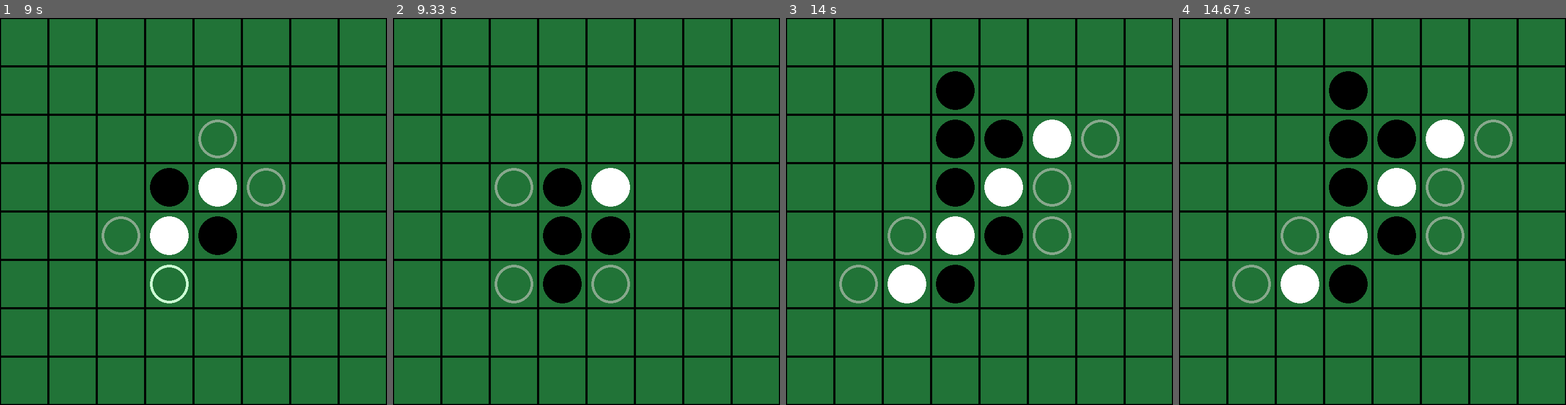
Above: before the commit, frames 1-4 (left to right).
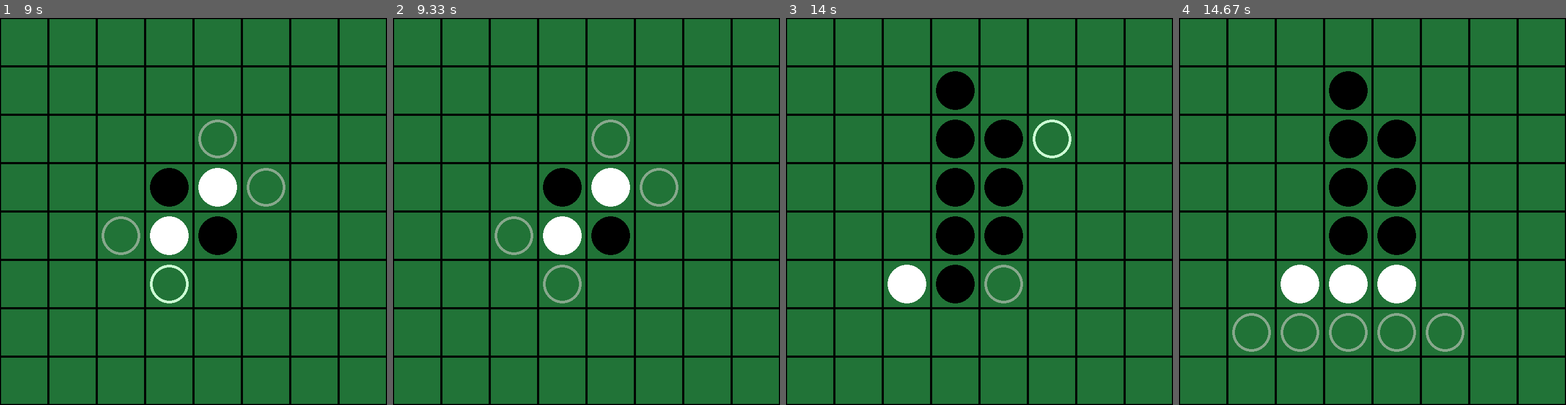
Above: after the commit, the same moments.

Repository: kasys1422/pygame-reversi
Game: pygame game, started from main.py
Two runs of this game, one before a commit and one after it. Both use one fixed random seed, a clock stepped at 60 frames per second and the inputs below.
Inputs (mouse positions are in pixels of both pictures, inside the frame that each line leads up to):
- Up to frame 1 (9 s): click (193, 211) at 0.38 s; click (232, 296) at 0.72 s; move the mouse to (220, 149) at 7.77 s; move the mouse to (50, 141) at 8.3 s; click (50, 141) at 8.35 s; move the mouse to (189, 281) at 8.97 s
- Up to frame 2 (9.33 s): right-click (582, 281) at 9.02 s; move the mouse to (462, 223) at 9.3 s
- Up to frame 3 (14 s): click (855, 223) at 9.35 s; move the mouse to (936, 265) at 9.63 s; click (936, 265) at 9.68 s; click (921, 261) at 11.52 s; click (1002, 157) at 12.28 s; click (964, 145) at 12.75 s; click (967, 72) at 13.58 s; right-click (1033, 122) at 13.92 s
- Up to frame 4 (14.67 s): click (1229, 203) at 14.25 s; click (1407, 285) at 14.58 s

Frame 1 is identical in both runs. In frame 2, 2.8% of the frame differs, in the area x 26-74%, y 26-74%; in frame 3, 3.5%; in frame 4, 5.9%, in the area x 13-87%, y 26-87%.

Commit message:
Update main.py

Diff:
--- a/main.py
+++ b/main.py
@@ -148,11 +148,12 @@
             return 2
         for event in events:
             if event.type == MOUSEBUTTONDOWN:
-                x, y = self.get_mouse_board_area()
-                if self.get_settable_point(id)[x][y] == 1:
-                    self.set_new_point(id, x, y)
-                    self.pass_count = 0
-                    res = 1
+                if event.button == 1:
+                    x, y = self.get_mouse_board_area()
+                    if self.get_settable_point(id)[x][y] == 1:
+                        self.set_new_point(id, x, y)
+                        self.pass_count = 0
+                        res = 1
         if self.check_end_game() == True:
             res = 3
         return res
